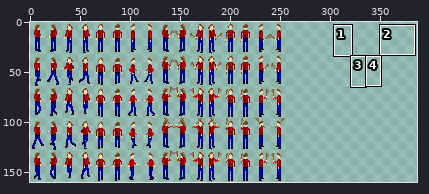
File history of a sprite sheet, textures/testVillagerSprite.png. Above: a wide view before the commit, with the close-up outlined.
Close-up. First the earlier version:
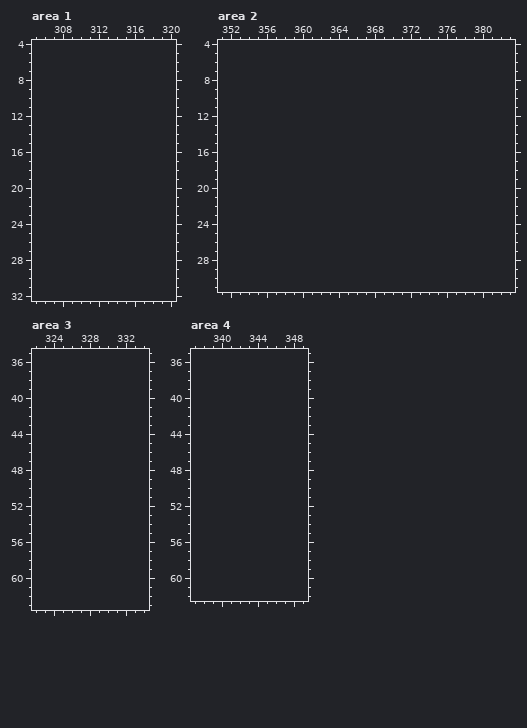
The file is 256x160 pixels. Shown: area 1: x 305..320, y 4..32; area 2: x 351..383, y 4..31; area 3: x 322..334, y 35..63; area 4: x 337..349, y 35..62. The old version is drawn lined up with the new one, on the new canvas. The wide view leaves out empty margins. The commit also changed other parts of the picture, which this record leaves out.
Now the later version:
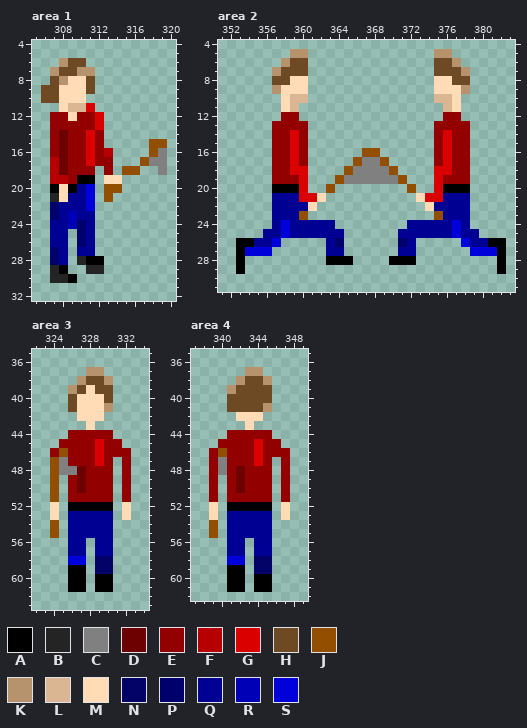
Palette (. is transparent): A #000000  B #242424  C #808080  D #6d0000  E #920000  F #b60000  G #db0000  H #6d4924  J #924f00  K #b6926d  L #dbb692  M #ffdbb6  N #020267  P #00006d  Q #000092  R #0000b6  S #0000db
Difference:
canvas 256x160 -> 512x160
Changed rows in their new state; - is an unchanged pixel.
Area 1:
first column x 306:
 6 --KHH---------
 7 -KHHKK--------
 8 -HKMMH--------
 9 HHMMMH--------
10 HHMMM---------
11 --MLLG--------
12 -EEMEEG-------
13 -EEEEEG-------
14 -EDEEGE-------
15 -EDEEGE-----JJ
16 -EDEEGEF----JC
17 -FDEEGEE---JCC
18 -FDEEE-E-JJ--C
19 -FFEAA-MM-----
20 -AMAQS-JJ-----
21 -BMQQS-J------
22 -PQQQS--------
23 -PQRQQ--------
24 -QQRPQ--------
25 -QQ-PQ--------
26 -QQ-PQ--------
27 -PQ-QQ--------
28 -PQ-BAA-------
29 -BA--BB-------
30 -BBA----------
Area 2:
first column x 353:
 5 ------KK--------------KK------
 6 -----KHH--------------HHK-----
 7 ----KHHH--------------HHHK----
 8 ----HHMM--------------MMHH----
 9 ----KMMM--------------MMMK----
10 -----MLL--------------LLM-----
11 -----ML----------------LM-----
12 -----EE----------------EE-----
13 ----EEEE--------------EEEE----
14 ----EEGE--------------EGEE----
15 ----EEGE--------------EGEE----
16 ----EEGE------JJ------EGEE----
17 ----EEGE-----JCCJ-----EGEE----
18 ----EEGG----JCCCCJ----GGEE----
19 ----EEEG---JCCCCCCJ---GEEE----
20 ----AAAG--J--------J--GAAA----
21 ----QQQGGM----------MGGQQQ----
22 ----QQQQM------------MQQQQ----
23 ----QQQJ--------------JQQQ----
24 ----QSQQQQQ--------QQQQQSQ----
25 ---QQSQQQQQQ------QQQQQQSQQ---
26 AAQQS-----QP------PQ-----SQQAA
27 ASSS------QQ------QQ------SSSA
28 A---------AAA----AAA---------A
29 A----------------------------A
Area 3:
first column x 324:
37 ----KK---
38 ---KHHK--
39 --KHMHH--
40 --HMMMH--
41 --HMMMK--
42 ---MMM---
43 ----M----
44 --EEEEE--
45 -EEEEGEE-
46 EJEEEGEEE
47 JCEEEGE-E
48 JCCDEEE-E
49 J-EDEEE-E
50 J-EDEEE-E
51 J-EEEEE-E
52 M-AAAAA-M
53 M-QQQQQ-M
54 J-QQQQQ--
55 J-QQQQQ--
56 --QQ-QQ--
57 --QQ-QQ--
58 --SS-NN--
59 --AA-NN--
60 --AA-AA--
61 --AA-AA--
Area 4:
first column x 339:
37 ----KK---
38 ---KHHK--
39 --KHHHH--
40 --HHHHH--
41 --HHHHK--
42 ---MMM---
43 ----M----
44 --EEEEE--
45 -EEEEGEE-
46 EJEEEGEEE
47 ECEEEGE-E
48 ECEDEEE-E
49 E-EDEEE-E
50 E-EDEEE-E
51 E-EEEEE-E
52 M-AAAAA-M
53 M-QQQQQ-M
54 J-QQQQQ--
55 J-QQQQQ--
56 --QQ-QQ--
57 --QQ-QQ--
58 --SS-NN--
59 --AA-NN--
60 --AA-AA--
61 --AA-AA--
Where, in picture pixels (left, top, right, bottom), the same in both close-ups:
added: (41, 58, 167, 283)
added: (236, 49, 506, 274)
added: (50, 367, 131, 592)
added: (209, 367, 290, 592)
